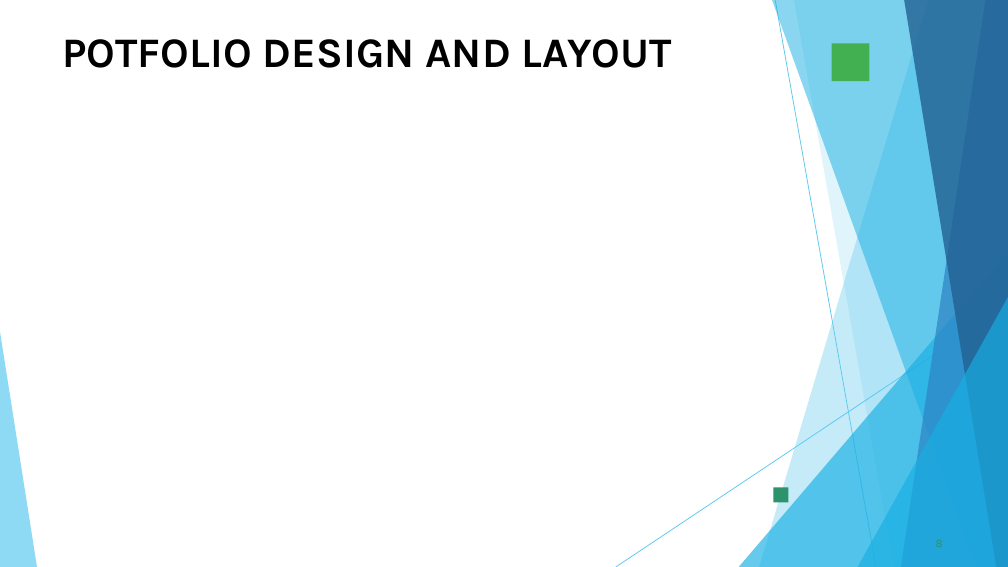
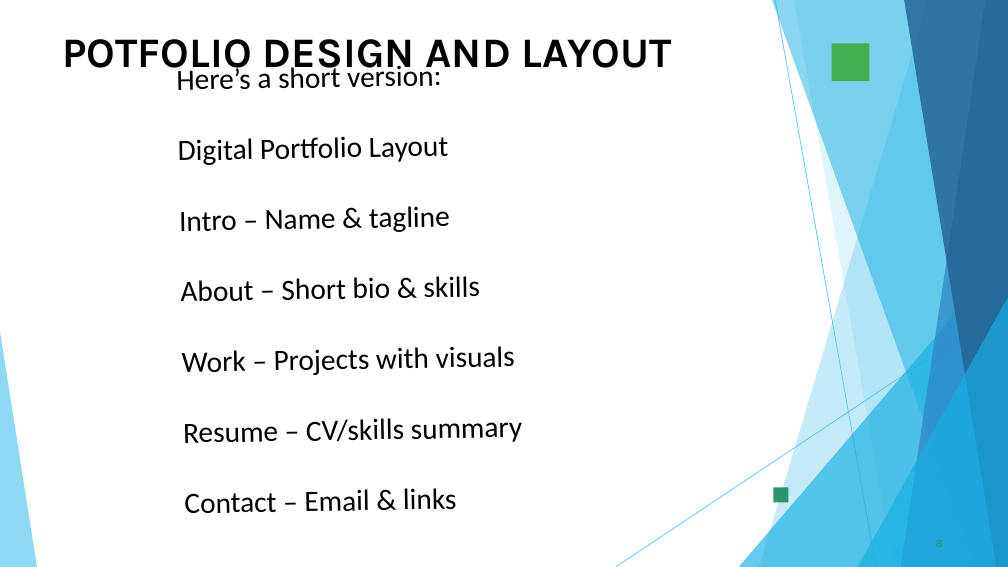
Before and after one commit to bhuviravi202006/Bhuvaneshwari.R, a slide deck: slide 8 of digital portfolio ppt . file.pptx. Drawn at 1008x567 pixels with LibreOffice and Linux fonts; fonts in the diff are those of the drawing; background and template pictures are left out. Boxes give left, top, right and bottom in pixels: in the first picture for what was removed or moved away, otherwise in the second. Text is boxed around its words. In the diff, an @@ line names an element or a change of style, - is before the commit and + after.

Commit message:
BHUuu

```diff
--- a/digital portfolio ppt . file.pptx
+++ b/digital portfolio ppt . file.pptx
@@ text added at box(177, 64, 523, 513), 28 pt, text #000000 @@
+Here’s a short version:
+Digital Portfolio Layout
+Intro – Name & tagline
+About – Short bio & skills
+Work – Projects with visuals
+Resume – CV/skills summary
+Contact – Email & links
```
